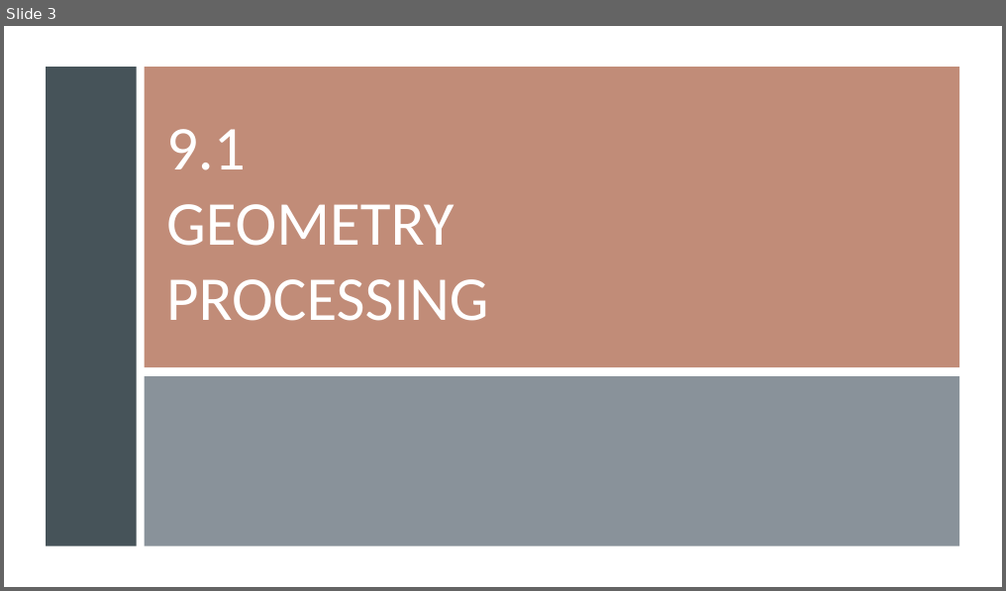
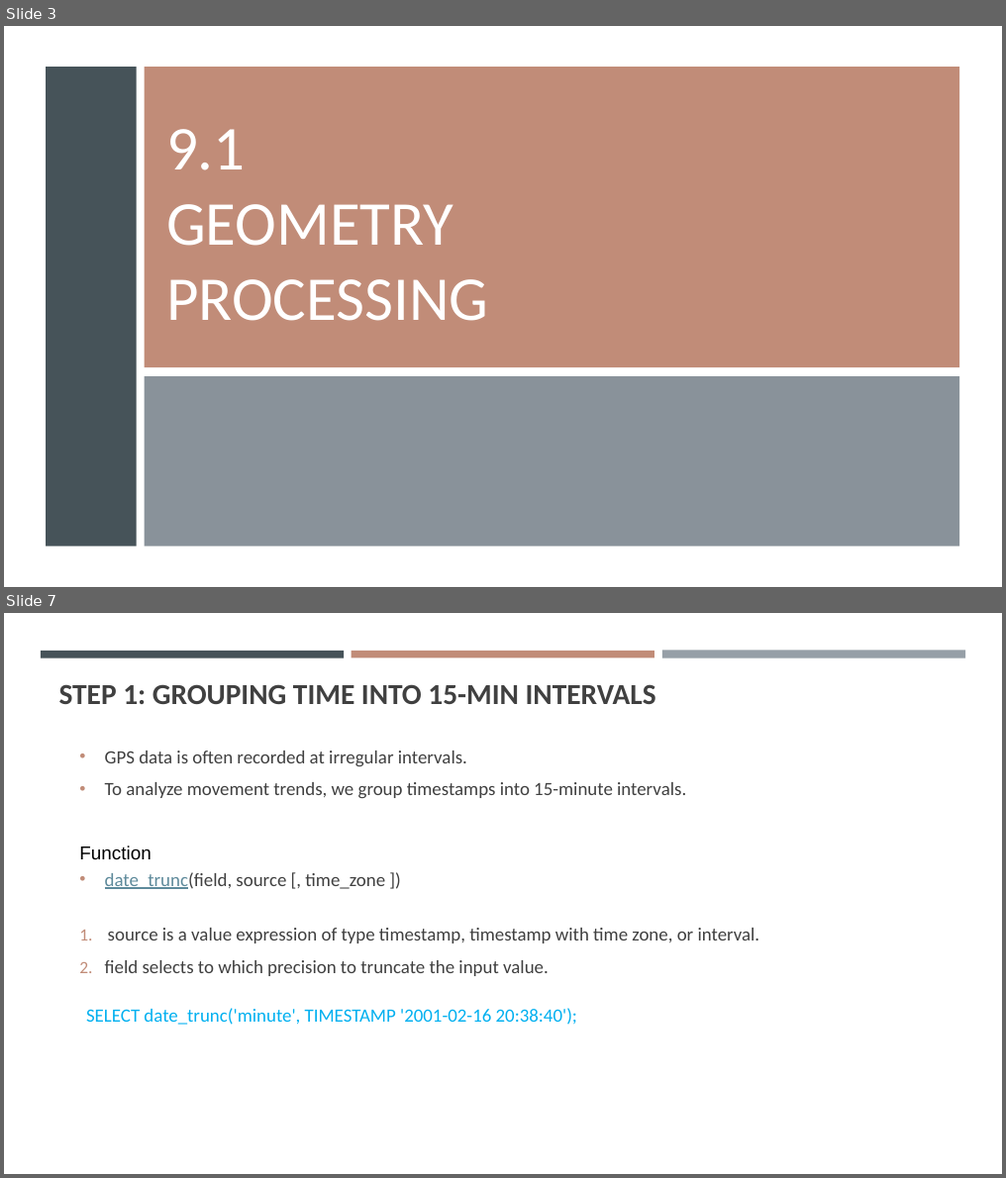
Before and after one commit to gisynw/ssj-376, a slide deck: docs/Lectures/Week09/Week09_GeometryProcessing_part2.pptx. Shown one above the other, each under a label of ours: slide 3 before the commit, slides 3 and 7 after it; the slides between them are not shown. The pictures are 1006x591 and 1006x1178 pixels, drawn with LibreOffice and Linux fonts; fonts in the diff are those of the drawing. Boxes give left, top, right and bottom in pixels: in the first picture for what was removed or moved away, otherwise in the second. Text is boxed around its words. In the diff, an @@ line names an element or a change of style, - is before the commit and + after.

```diff
--- a/docs/Lectures/Week09/Week09_GeometryProcessing_part2.pptx
+++ b/docs/Lectures/Week09/Week09_GeometryProcessing_part2.pptx
@@ slide 7 added at [4, 613, 1002, 1174], background #FFFFFF @@
@@ rectangle added at [41, 651, 344, 658], fill #465359 @@
@@ rectangle added at [351, 651, 654, 658], fill #C18C78 @@
@@ rectangle added at [662, 651, 965, 659], fill #969FA7 @@
@@ title added at [59, 684, 656, 704], 28 pt, text #404040, bold @@
+STEP 1: GROUPING TIME INTO 15-MIN INTERVALS
@@ text added at [105, 751, 686, 798], 18 pt, text #404040 @@
+• GPS data is often recorded at irregular intervals.
+• To analyze movement trends, we group timestamps into 15-minute intervals.
@@ text added at [79, 846, 760, 976], 18 pt, text #404040 @@
+Function
+• date_trunc(field, source [, time_zone ])
+1. source is a value expression of type timestamp, timestamp with time zone, or interval.
+2. field selects to which precision to truncate the input value.
@@ text added at [86, 1008, 577, 1025], 18 pt, text #00B0F0 @@
+SELECT date_trunc('minute', TIMESTAMP '2001-02-16 20:38:40');
```
Also in this commit, not shown: 12 other slides added, 2 other files.
